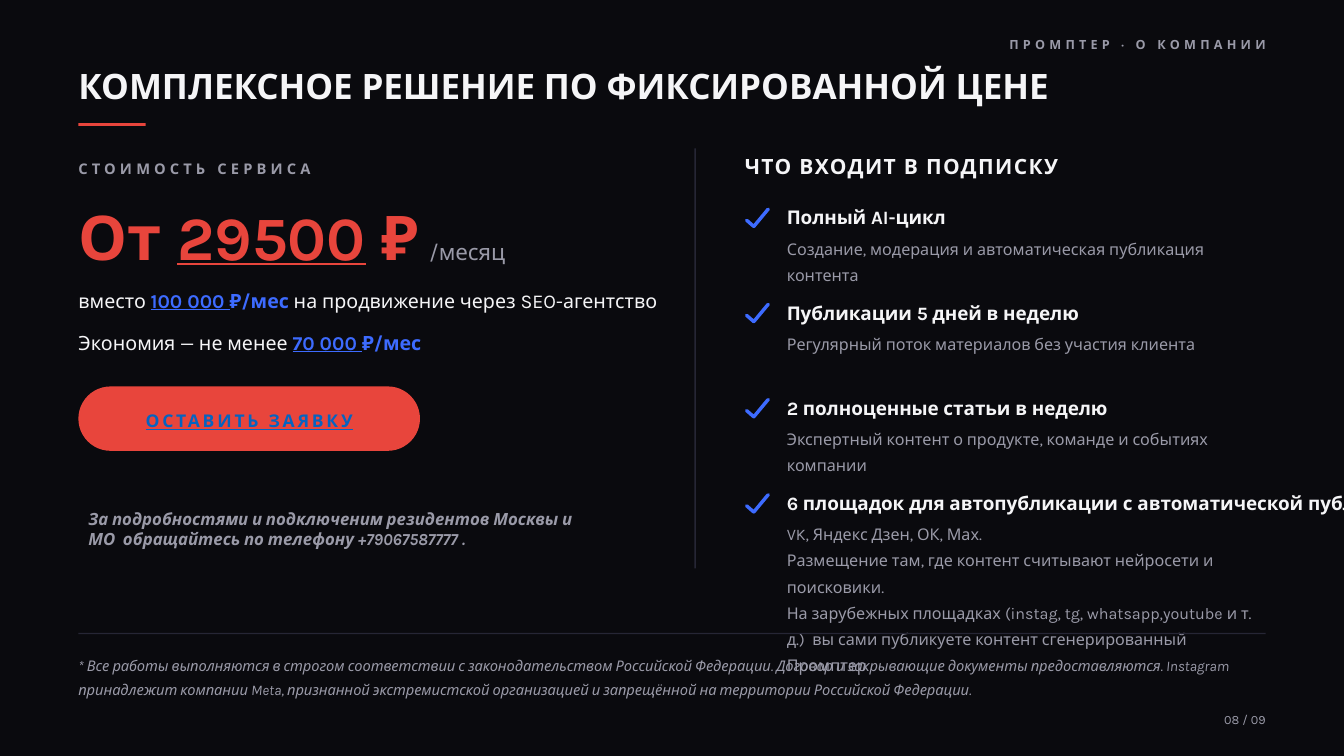
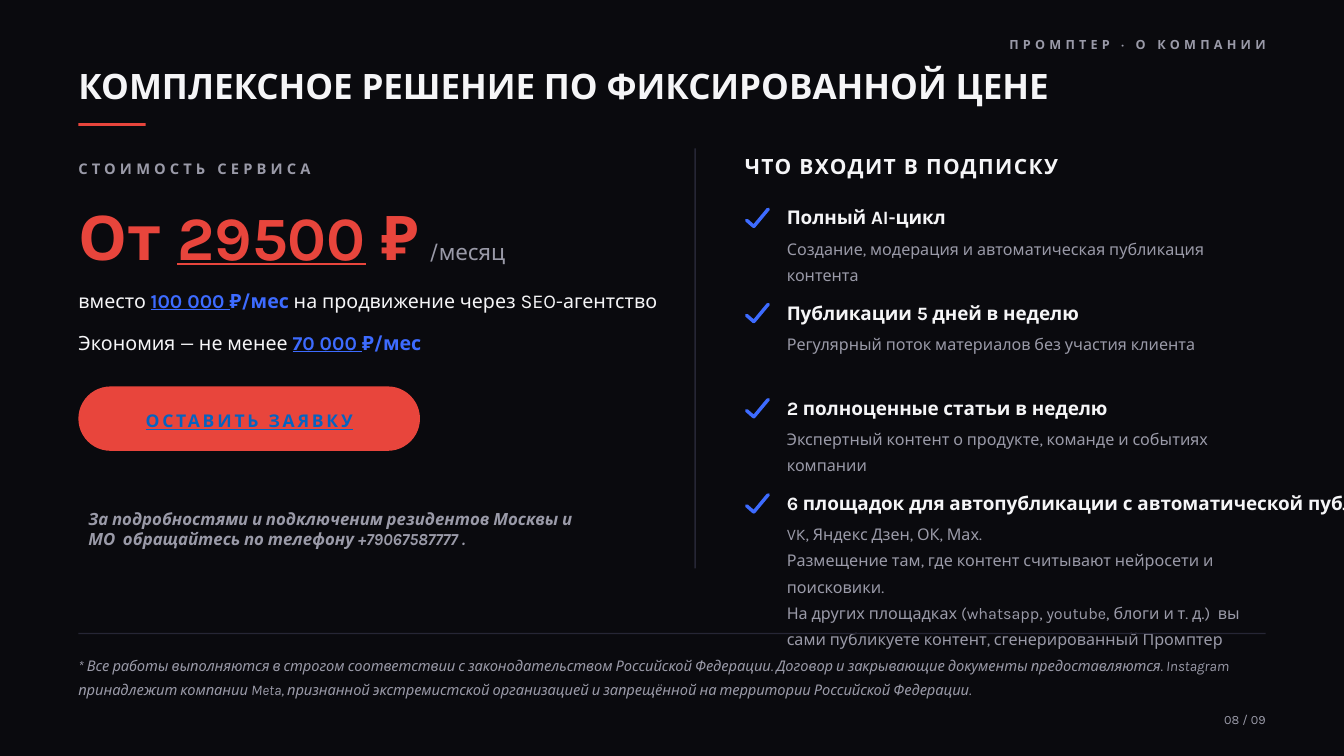
Before and after one commit to injusticebeast802-coder/taste-skill, a slide deck: slide 8 of prompter-moscow/presentation/prompter-predstavlenie-kompanii.pptx. Drawn at 1344x756 pixels with LibreOffice and Linux fonts; fonts in the diff are those of the drawing. Boxes give left, top, right and bottom in pixels: in the first picture for what was removed or moved away, otherwise in the second. Text is boxed around its words. In the diff, an @@ line names an element or a change of style, - is before the commit and + after.

```diff
--- a/prompter-moscow/presentation/prompter-predstavlenie-kompanii.pptx
+++ b/prompter-moscow/presentation/prompter-predstavlenie-kompanii.pptx
@@ text at (x1=787, y1=528, x2=1240, y2=649): text changed @@
-VK, Яндекс Дзен, ОК, Мах.
-Размещение там, где контент считывают нейросети и поисковики.
-На зарубежных площадках (instag, tg, whatsapp,youtube и т. д.) вы сами публикуете контент сгенерированный Промптер
+VK, Яндекс Дзен, ОК, Мах.
+Размещение там, где контент считывают нейросети и поисковики.
+На других площадках (whatsapp, youtube, блоги и т. д.) вы сами публикуете контент, сгенерированный Промптер
```
Also in this commit, not shown: 3 other files.
